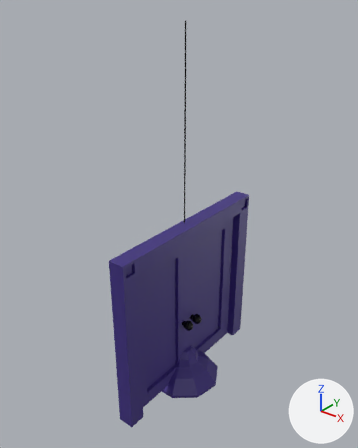
One commit to the Blender file blenderfiles/furniture.blend: the scene before it, then after it.
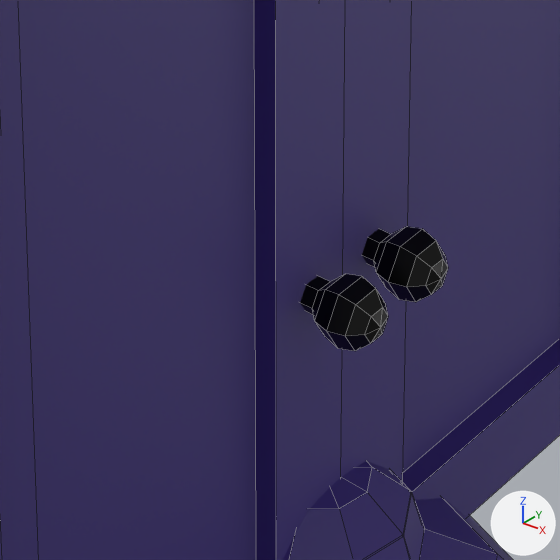
Each version appears first whole from a camera (50 mm lens) standing at (16.0, -20.6, 22.6) and looking at (-0.3, -0.1, 9.9), and next in a close-up on the part from 39% to 61% of the width and 63% to 80% of the height. The axes (+X, +Y, +Z) are drawn at lower right. The lights are the same throughout. The close-ups show mesh edges as thin lines. The same objects are shown in both versions, whatever each file hides.

The first close-up shows 'Big Door', 'Ceiling Lamp'.
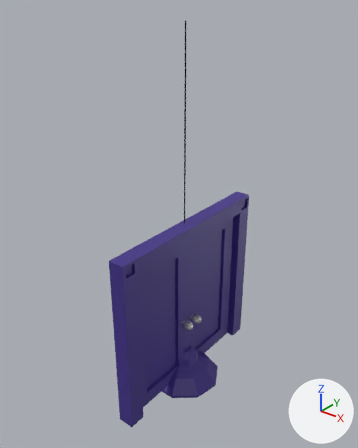
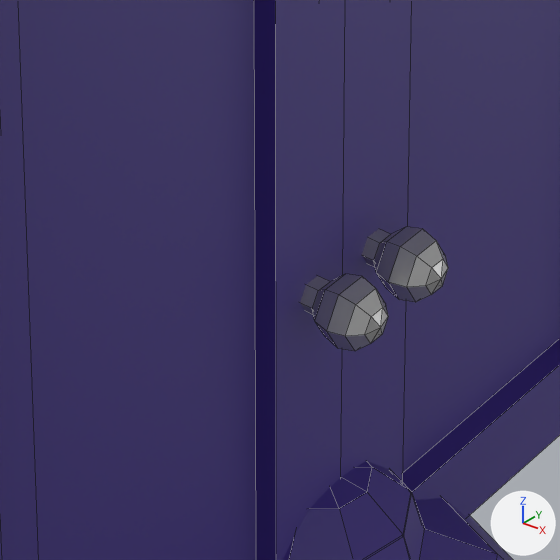
What the commit changed:
Material 'Mat_Metall' (mat_mat_metall) is new.
Its base color is (0.583, 0.583, 0.583) (light grey #c9c9c9).
Its metallic is 0.689.
Its roughness is 0.3.
me_cube has 160 vertices, 154 faces and spans x -0.24..0.97, y -5.87..5.95, z -0.86..10.04.
me_cube is used by ob_big_door; location (0.0, 0.0, 0.0).
me_cube part 1: all 42 faces that had it switch from mat_mat_darkmetall (black #2c2c2c) to mat_mat_metall (light grey #c9c9c9).
me_cube part 2: all 35 faces that had it switch from mat_mat_mediumdark_001 (blue #3d2c7f) to mat_mat_mediumdark (blue #412f89).
me_cube part 3: all 42 faces that had it switch from mat_mat_darkmetall_001 (black #2c2c2c) to mat_mat_metall (light grey #c9c9c9).

What differs and where, as boxes [x1, y1, x2, y2] in the close-ups (560 x 560 px):
part 1 of me_cube, recoloured
    both: [300, 274, 388, 351]
part 2 of me_cube, recoloured
    both: [341, 0, 560, 517]
part 3 of me_cube, recoloured
    both: [362, 227, 448, 302]
